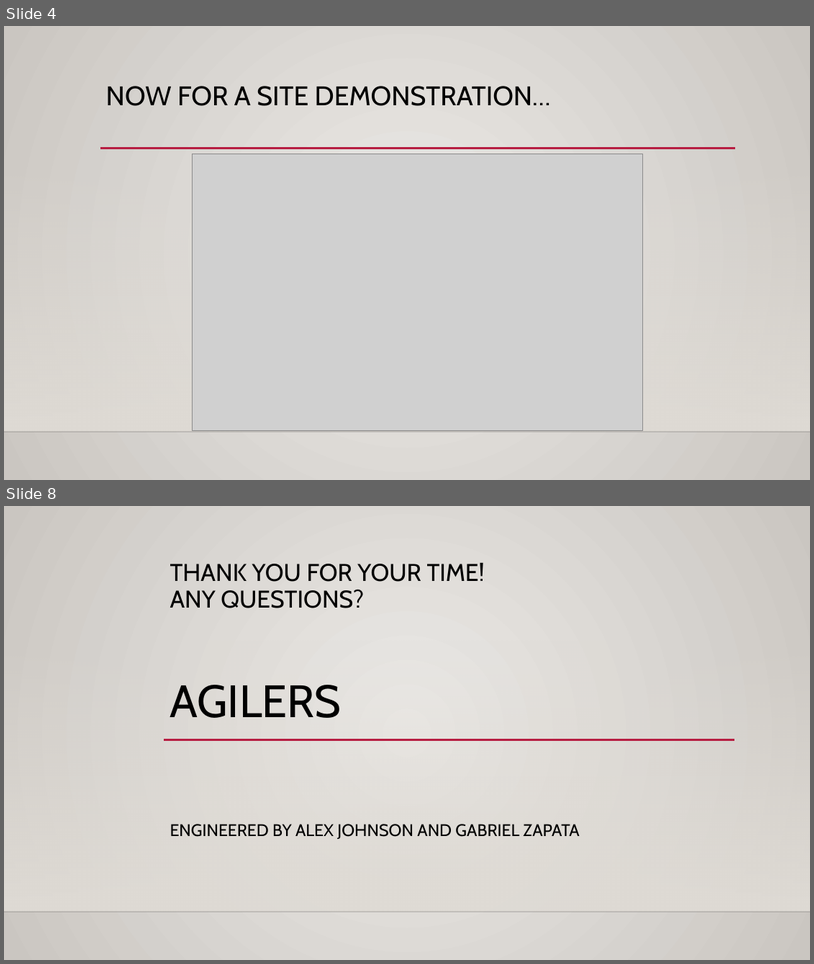
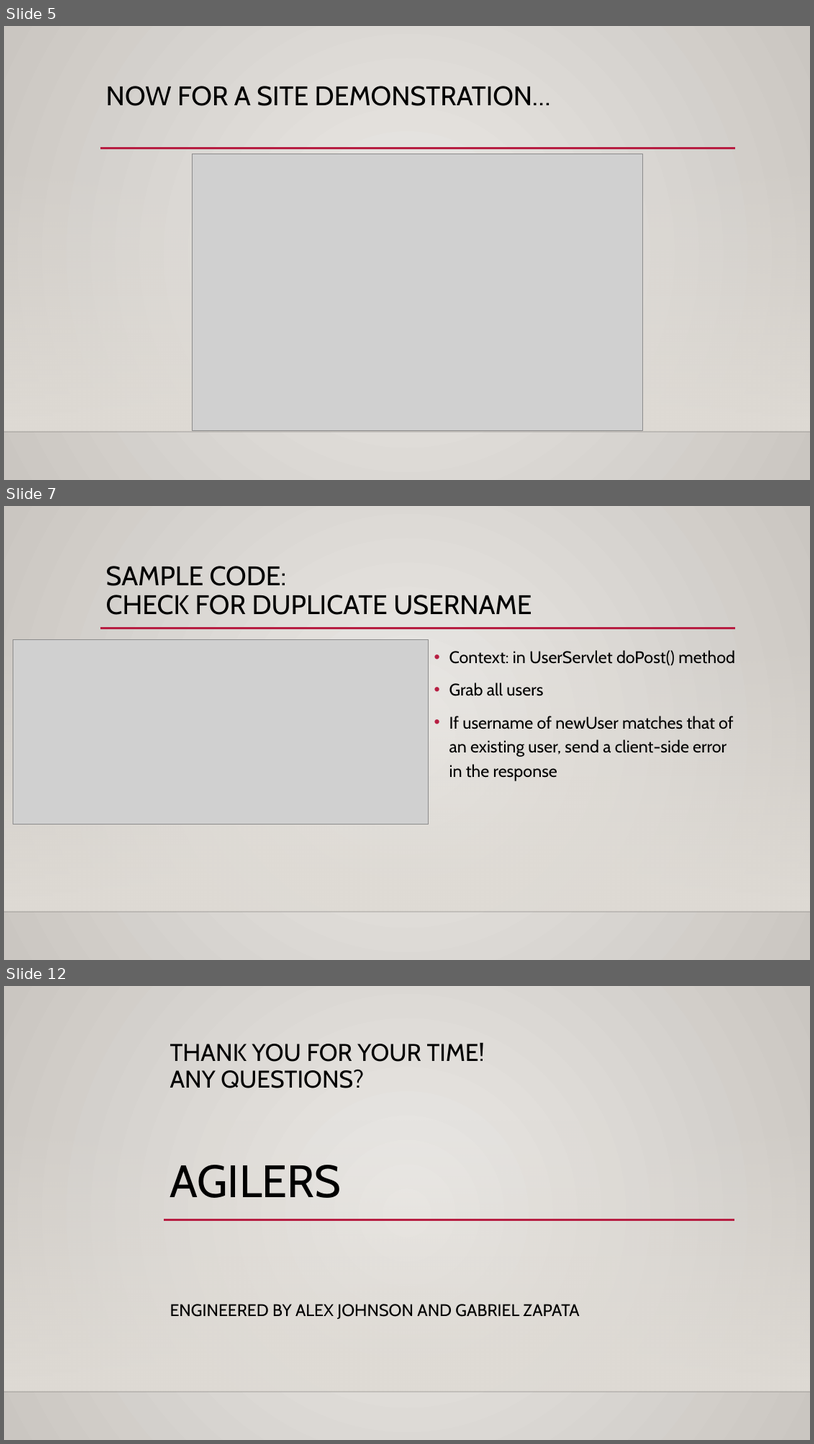
Before and after one commit to gabrielzapata19/Project1_Alex_Gabriel, a slide deck: project_one_alex_gabriel/src/main/resources/Project One Presentation.pptx. Shown one above the other, each under a label of ours: slides 4 and 8 before the commit, slides 5, 7 and 12 after it; the slides between them are not shown. The pictures are 814x964 and 814x1444 pixels, drawn with LibreOffice and Linux fonts; fonts in the diff are those of the drawing; grey boxes stand for pictures; background and template pictures are left out. Boxes give left, top, right and bottom in pixels: in the first picture for what was removed or moved away, otherwise in the second. Text is boxed around its words. In the diff, an @@ line names an element or a change of style, - is before the commit and + after.

```diff
--- a/project_one_alex_gabriel/src/main/resources/Project One Presentation.pptx
+++ b/project_one_alex_gabriel/src/main/resources/Project One Presentation.pptx
@@ slide 7 added at (x1=4, y1=506, x2=810, y2=960), background gradient #ECEAE7 to #CAC7C1; not listed: 3 template elements that a slide beside it also shows @@
@@ title added at (x1=106, y1=566, x2=532, y2=615), 32 pt, text #000000 @@
+SAMPLE CODE:
+CHECK FOR DUPLICATE USERNAME
@@ picture added at (x1=13, y1=640, x2=428, y2=824) @@
@@ text added at (x1=450, y1=650, x2=736, y2=781), 20 pt, text #000000 @@
+• Context: in UserServlet doPost() method
+• Grab all users
+• If username of newUser matches that of an existing user, send a client-side error in the response
@@ what was slide 4 is now slide 5 @@
@@ what was slide 8 is now slide 12 @@
```
Also in this commit, not shown: 4 other slides added, 1 slide removed, 2 other files.
